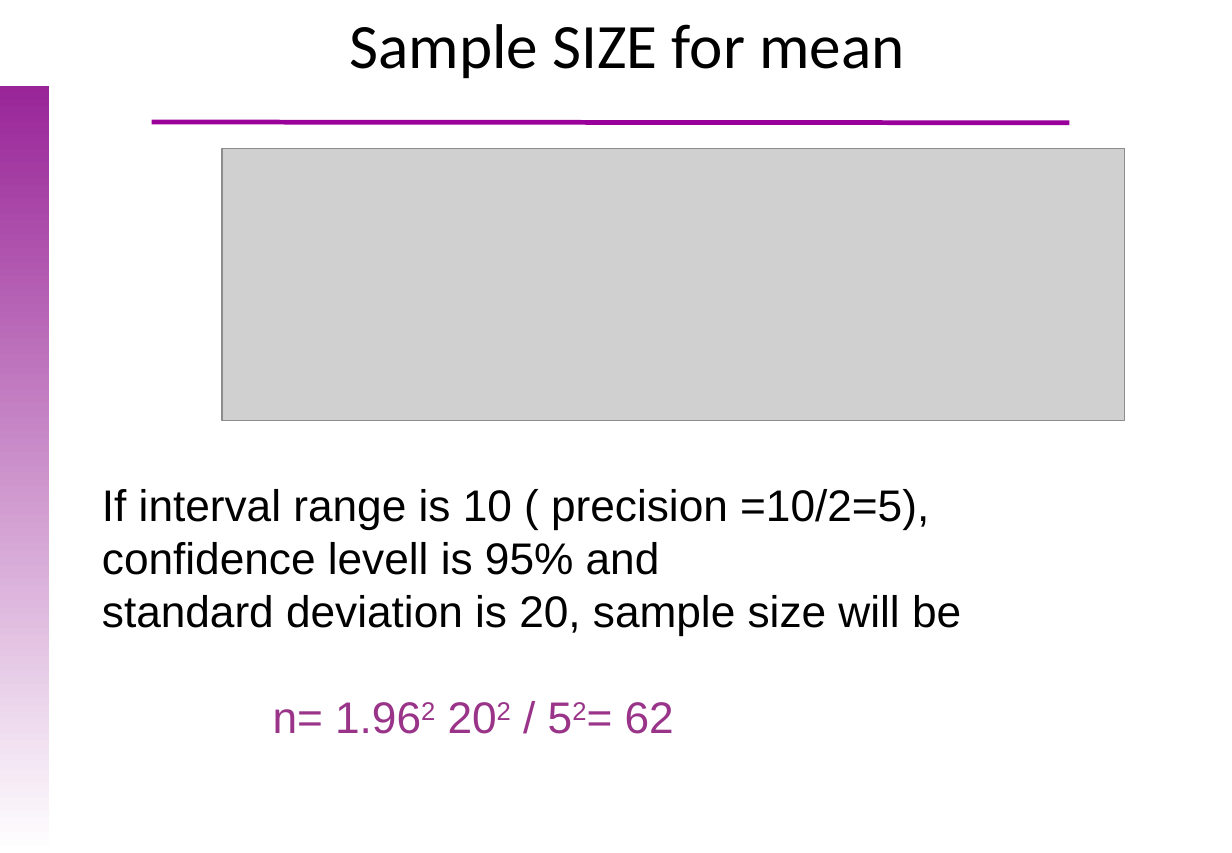
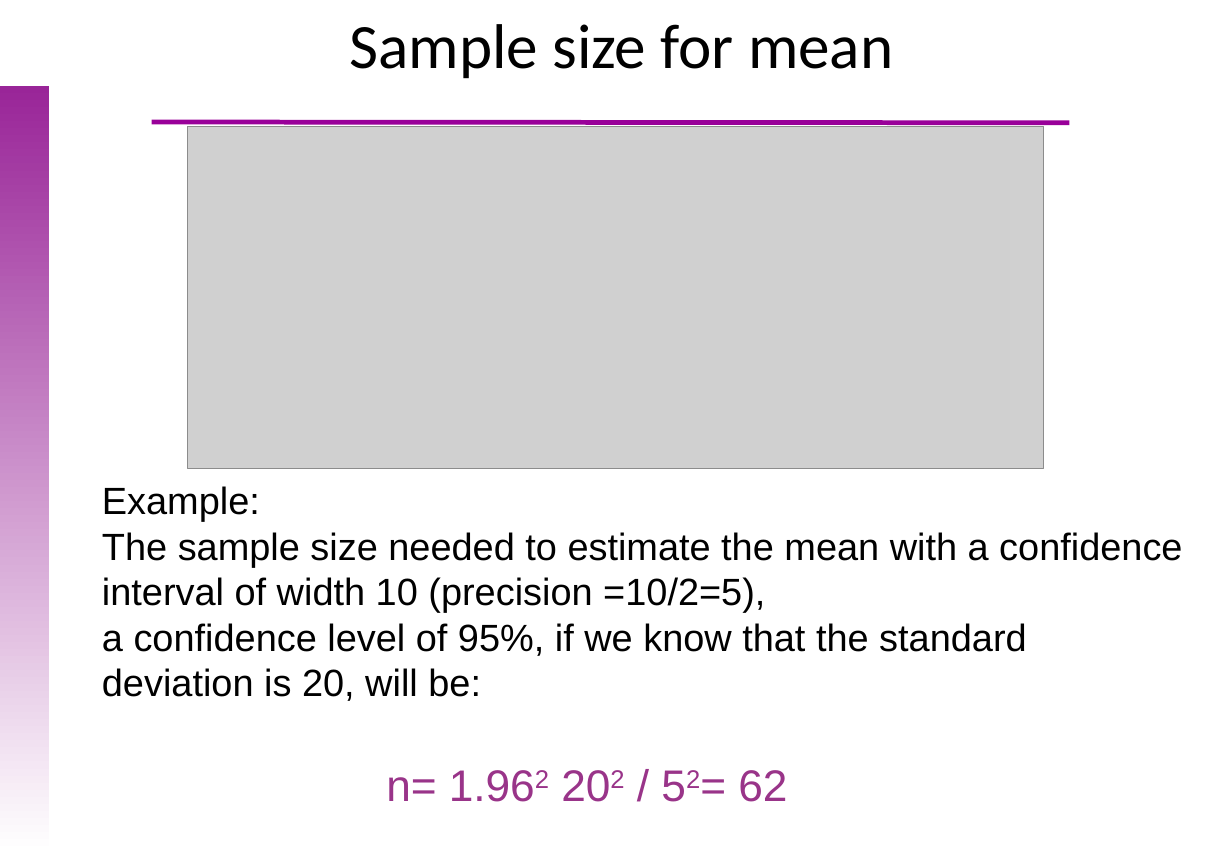
Before and after one commit to uebvhir/Course_Basic_Statistics_2019, a slide deck: slide 16 of Sessio_5/EBB_2018_Session_5_Sample_Size.pptx (slide 12 before the commit). Drawn at 1232x853 pixels with LibreOffice and Linux fonts; fonts in the diff are those of the drawing; grey boxes stand for pictures; background and template pictures are left out. Boxes give left, top, right and bottom in pixels: in the first picture for what was removed or moved away, otherwise in the second. Text is boxed around its words. In the diff, an @@ line names an element or a change of style, - is before the commit and + after.

```diff
--- a/Sessio_5/EBB_2018_Session_5_Sample_Size.pptx
+++ b/Sessio_5/EBB_2018_Session_5_Sample_Size.pptx
@@ text at (350, 24, 893, 79): text changed @@
-Sample SIZE for mean
+Sample size for mean
@@ picture: place and size @@
-picture at (222, 149, 1125, 421)
+picture at (188, 126, 1044, 469)
@@ text at (102, 486, 1182, 701): text changed; size 28 to 24 pt @@
-  If interval range is 10 ( precision =10/2=5),
-  confidence levell is 95% and
-  standard deviation is 20, sample size will be
+  Example:
+  The sample size needed to estimate the mean with a confidence interval of width 10 (precision =10/2=5),
+  a confidence level of 95%, if we know that the standard deviation is 20, will be:
```
Also in this commit, not shown: 10 other slides changed, 15 slides added, 2 slides removed, 3 other files.
